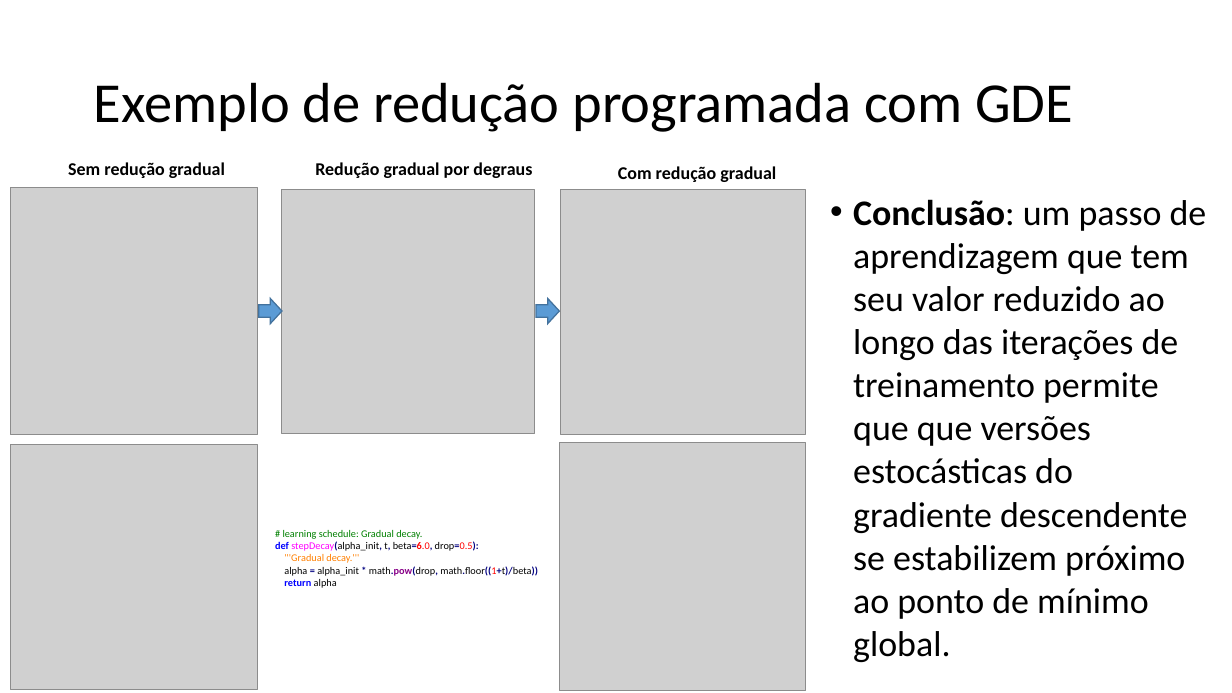
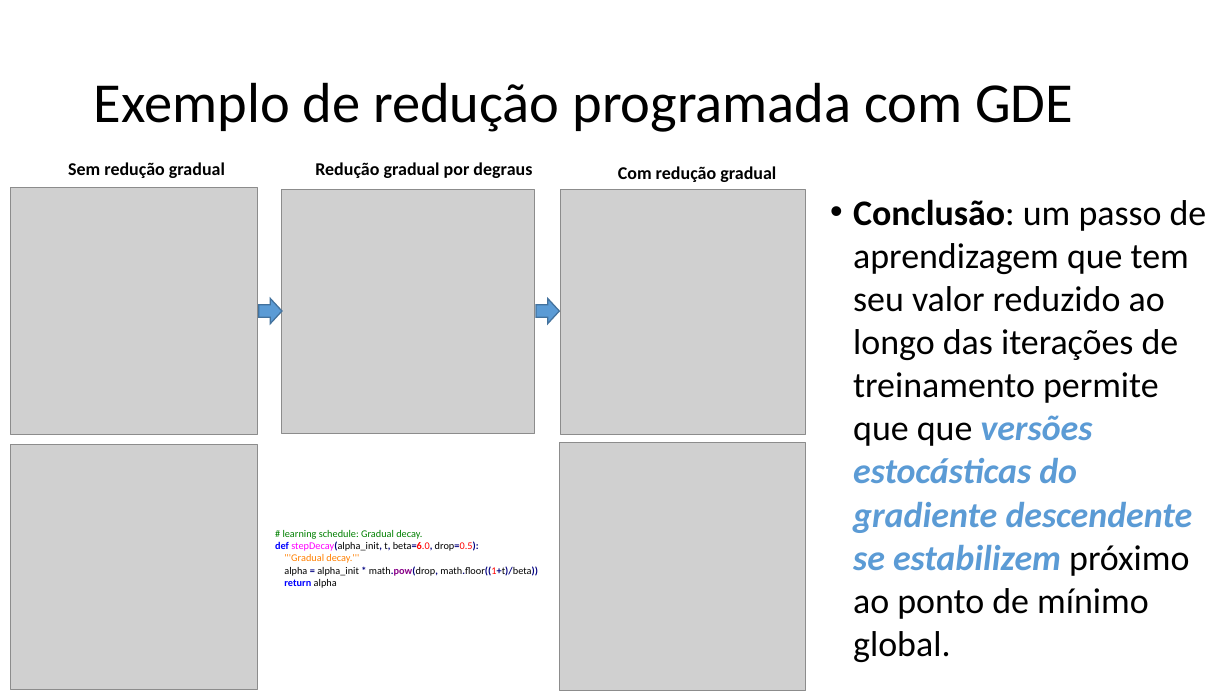
Before and after one commit to zz4fap/t319_aprendizado_de_maquina, a slide deck: slide 26 of slides/T319_Regressão_Linear (Parte III).pptx. Drawn at 1232x693 pixels with LibreOffice and Linux fonts; fonts in the diff are those of the drawing; grey boxes stand for pictures. Boxes give left, top, right and bottom in pixels: in the first picture for what was removed or moved away, otherwise in the second. Text is boxed around its words. In the diff, an @@ line names an element or a change of style, - is before the commit and + after.

```diff
--- a/slides/T319_Regressão_Linear (Parte III).pptx
+++ b/slides/T319_Regressão_Linear (Parte III).pptx
@@ text "Conclusão: um passo de aprendizagem ..." at [853,199,1207,662]: text colour #000000 to #5B9BD5, bold on, italic on in "versões estocásticas do gradiente descendente se estabilizem" @@
```
Also in this commit, not shown: 2 other slides changed, 4 other files.
